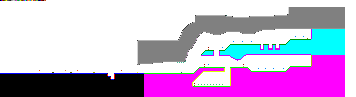
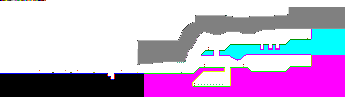
Before/after of a 356 x 97 layered artwork. What changed in the layer stack:
painted on "Layer 1" over [left=137, top=36, right=304, bottom=69]
